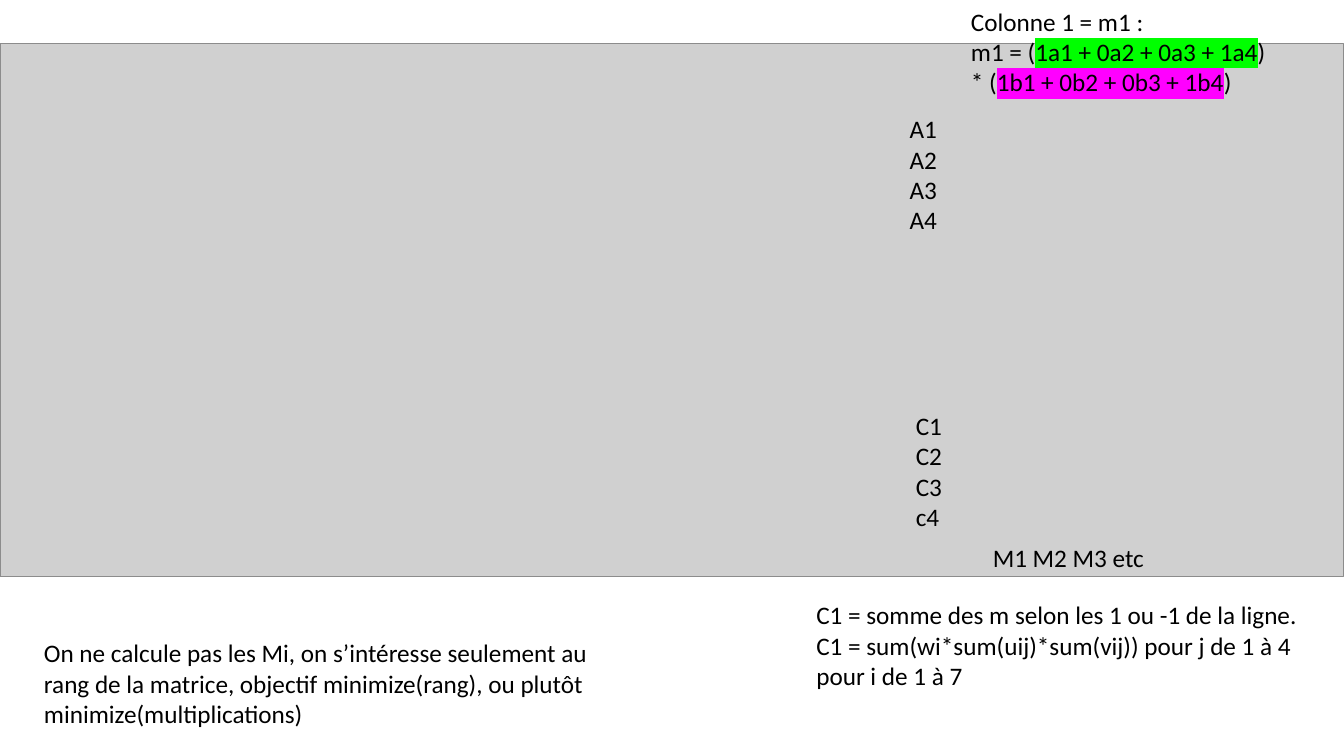
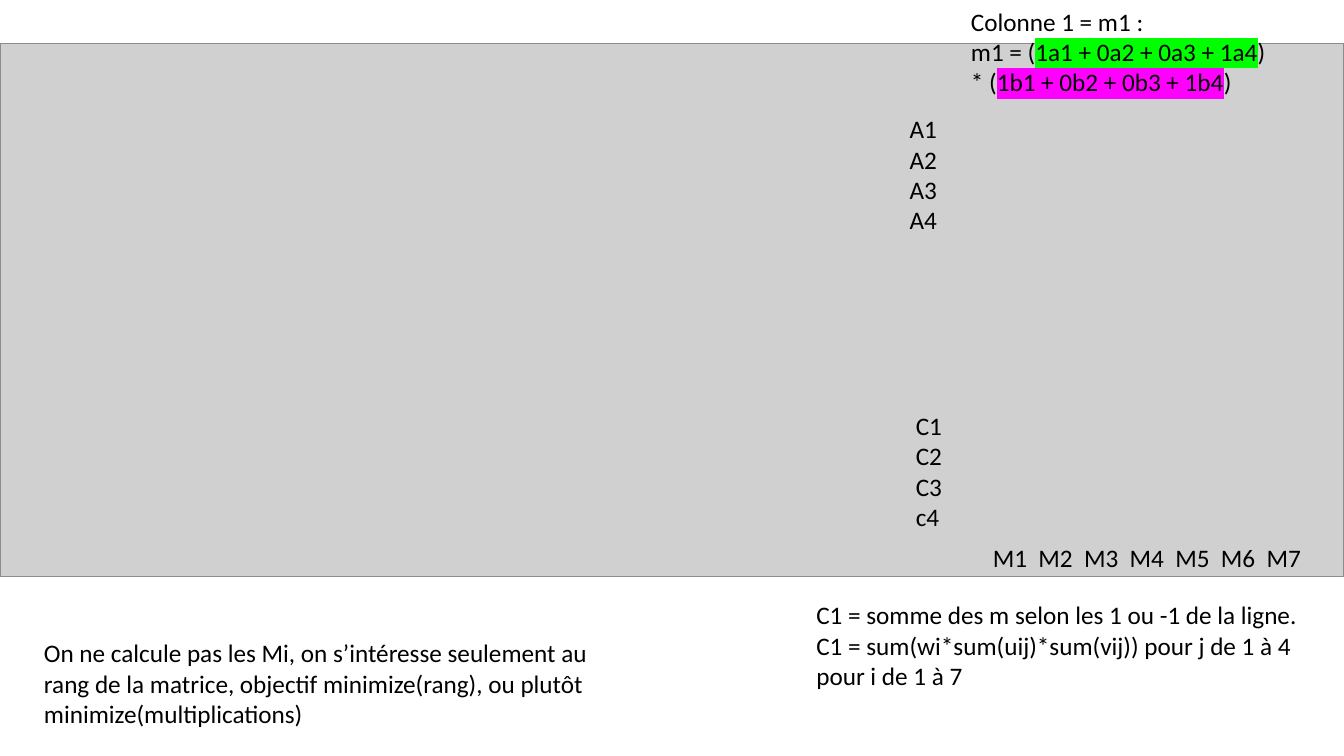
Before and after one commit to Fusion-thermo/Matrix-multiplication, a slide deck: slide 1 of Matrix multiplication.pptx. Drawn at 1344x756 pixels with LibreOffice and Linux fonts; fonts in the diff are those of the drawing; grey boxes stand for pictures. Boxes give left, top, right and bottom in pixels: in the first picture for what was removed or moved away, otherwise in the second. Text is boxed around its words. In the diff, an @@ line names an element or a change of style, - is before the commit and + after.

```diff
--- a/Matrix multiplication.pptx
+++ b/Matrix multiplication.pptx
@@ text at <box>993,550,1301,567</box>: text changed @@
-M1 M2 M3 etc
+M1 M2 M3 M4 M5 M6 M7
```
Also in this commit, not shown: 1 slide added.
